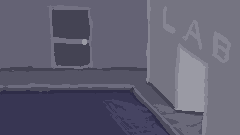
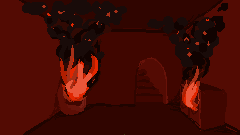
The second w=240, h=135 image is a revision of the first. Changes to its layers:
added layer "bg basement_fire" above "bg basement" over (0, 0, 240, 135)
added layer "bg basement" above "bg streets" over (0, 0, 240, 135)
added layer "bg streets" above "bg hallway" over (0, 0, 240, 135)
showed "bg hallway" over (0, 0, 240, 135)
showed "bg office" over (0, 0, 240, 135)
showed "bg storeroom" over (0, 0, 240, 135)
showed "bg forest" over (0, 0, 240, 135)
